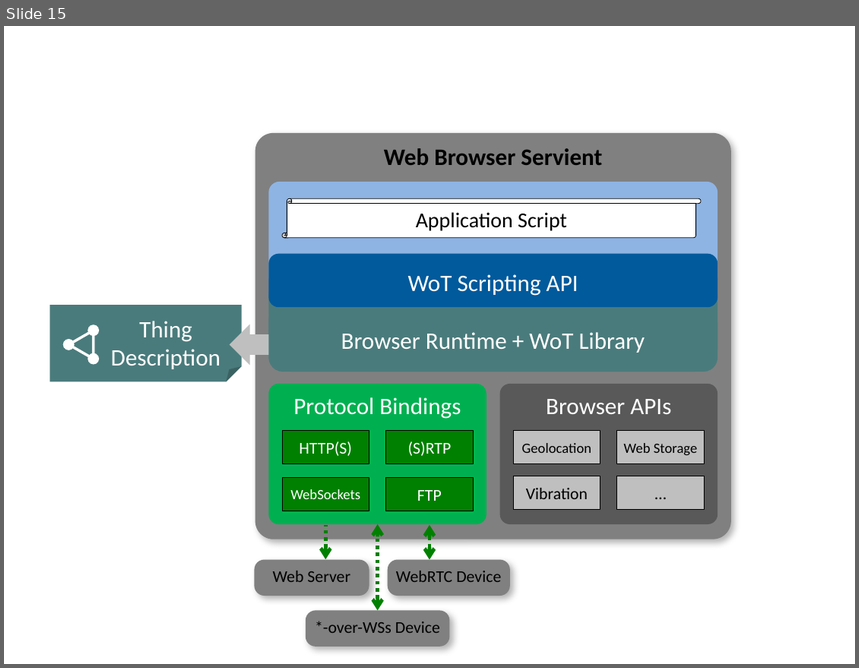
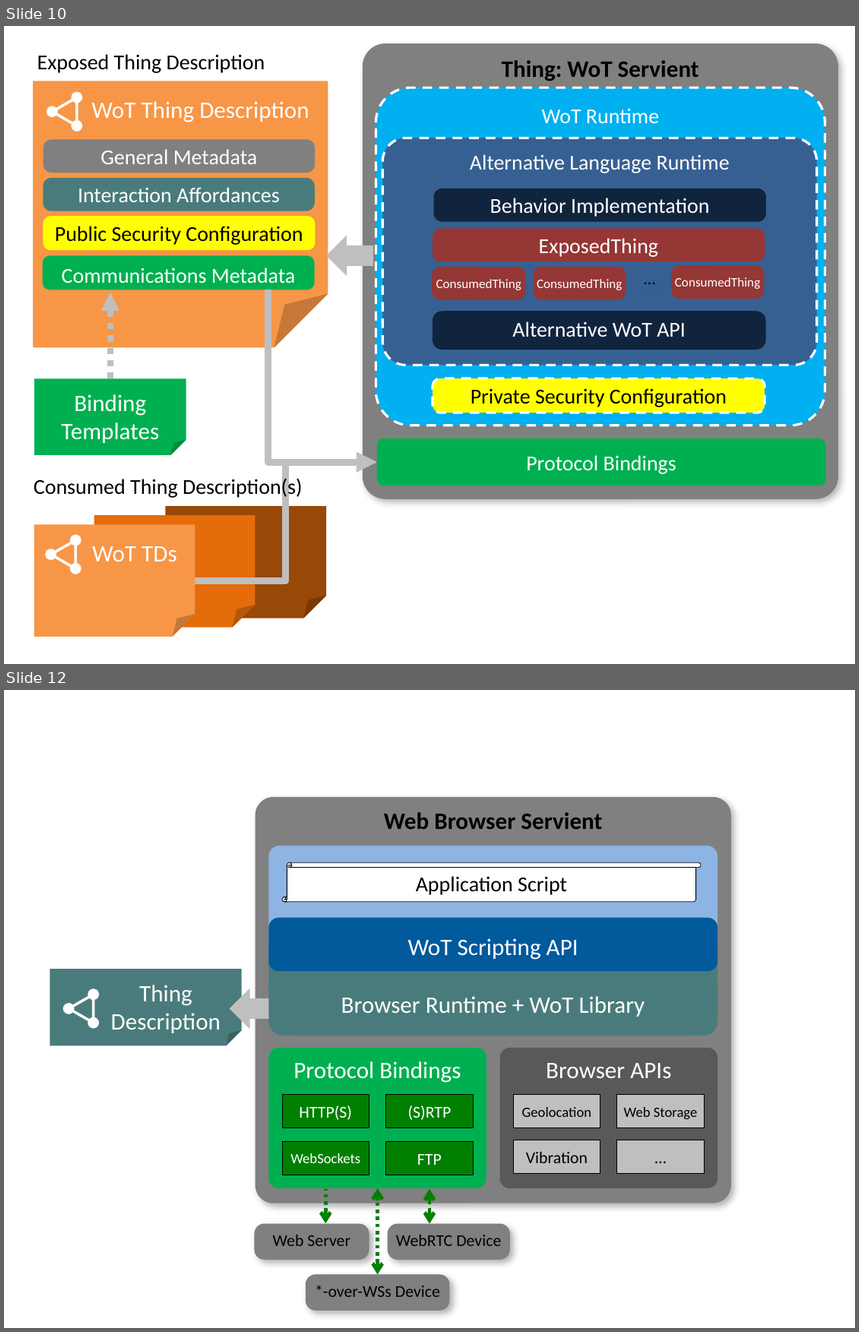
Before and after one commit to w3c/wot-architecture, a slide deck: images/wot-architecture-figures-new2.pptx. Shown one above the other, each under a label of ours: slide 15 before the commit, slides 10 and 12 after it; the slides between them are not shown. The pictures are 859x668 and 859x1332 pixels, drawn with LibreOffice and Linux fonts; fonts in the diff are those of the drawing. Boxes give left, top, right and bottom in pixels: in the first picture for what was removed or moved away, otherwise in the second. Text is boxed around its words. In the diff, an @@ line names an element or a change of style, - is before the commit and + after.

Commit message:
Updates to figures
- Remove "Thing" and "Protocol" boxes
- Use orange for TDs, yellow for Security, as in diagram Matthias updated.
- Figure 25 (building blocks) also updated to remove "Thing" and "Protocol" blocks to be consistent.

```diff
--- a/images/wot-architecture-figures-new2.pptx
+++ b/images/wot-architecture-figures-new2.pptx
@@ slide 10 added at [4, 26, 855, 664], background #FFFFFF @@
@@ rounded rectangle added at [363, 44, 838, 499], fill #808080, 20 pt, text #000000, bold @@
+Thing: WoT Servient
@@ text added at [37, 54, 265, 73], 18 pt, text #000000 @@
+Exposed Thing Description
@@ folded corner added at [33, 81, 328, 347], fill #F79646, 20 pt, text #FFFFFF @@
+WoT Thing Description
@@ rounded rectangle added at [376, 88, 826, 425], fill #00B0F0, outline #FFFFFF 2 pt dashed, 18 pt, text #FFFFFF @@
+WoT Runtime
@@ rounded rectangle added at [44, 139, 315, 173], fill #808080, 18 pt, text #FFFFFF @@
+General Metadata
@@ group added at [44, 90, 89, 134]: 3 ellipses, 1 triangle @@
@@ rounded rectangle added at [44, 177, 315, 211], fill #4A7B7C, 18 pt, text #FFFFFF @@
+Interaction Affordances
@@ group added at [382, 138, 817, 366]: 7 rounded rectangles, 1 text @@
+Alternative Language Runtime
+Alternative WoT API
+ExposedThing
+ConsumedThing
+…
+ConsumedThing
+ConsumedThing
+Behavior Implementation
@@ rounded rectangle added at [44, 216, 316, 250], fill #FFFF00, 18 pt, text #000000 @@
+Public Security Configuration
@@ down arrow added at [326, 235, 373, 276], fill #BFBFBF @@
@@ rounded rectangle added at [42, 256, 315, 290], fill #00B050, 18 pt, text #FFFFFF @@
+Communications Metadata
@@ arrow added from (110, 379) to (110, 293), #BFBFBF 5.25 pt dashed @@
@@ elbow arrow added from (268, 290) to (377, 463), #BFBFBF 5.75 pt @@
@@ folded corner added at [34, 379, 186, 456], fill #00B050, 20 pt, text #FFFFFF @@
+Binding
+Templates
@@ rounded rectangle added at [433, 379, 765, 412], fill #FFFF00, outline #FFFFFF 2 pt dashed, 18 pt, text #000000 @@
+Private Security Configuration
@@ rounded rectangle added at [377, 439, 826, 486], fill #00B050, 18 pt, text #FFFFFF @@
+Protocol Bindings
@@ text added at [34, 477, 303, 499], 18 pt, text #000000 @@
+Consumed Thing Description(s)
@@ elbow arrow added from (195, 581) to (377, 463), #BFBFBF 5.75 pt @@
@@ folded corner added at [34, 525, 195, 637], fill #F79646, 20 pt, text #FFFFFF @@
+WoT TDs
@@ folded corner added at [94, 515, 255, 628], fill #E46C0A @@
@@ folded corner added at [166, 506, 326, 619], fill #984807 @@
@@ group added at [43, 533, 88, 576]: 3 ellipses, 1 triangle @@
@@ what was slide 15 is now slide 12 @@
```
Also in this commit, not shown: 8 slides changed, 4 slides removed, 3 other files.
